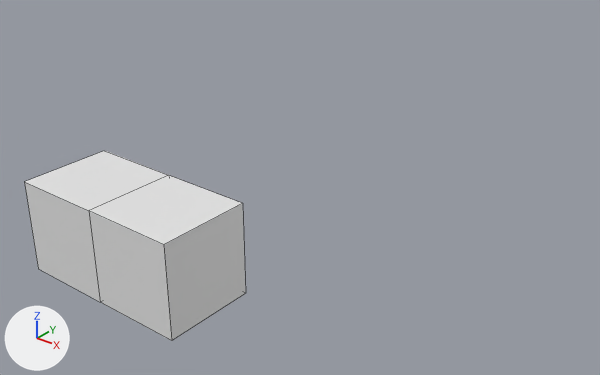
Before and after pictures for a commit that changed the Blender file Assets/Blender/ROSS Front.blend.
Camera for both pictures: a camera (50 mm lens) standing at (11.55, -10.22, 8.08) and looking at (-0.88, 5.33, -1.56). Arrows for +X, +Y and +Z are at lower left; the lights stay in place. Mesh edges are drawn as thin lines.
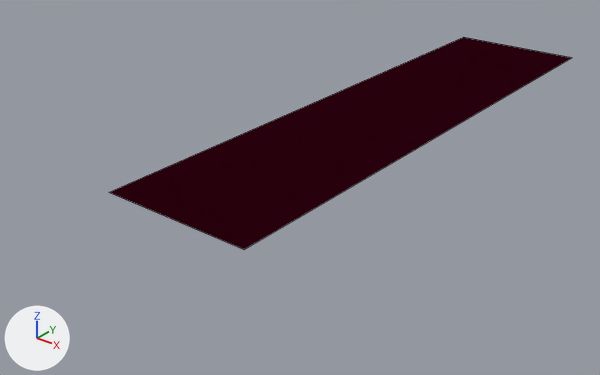
Commit message: begin ROSS v2

Where the change shows, as pixel boxes [x1, y1, x2, y2] in the pictures (600 x 375 px):
'Cube', recoloured, reshaped (109% wider, 12% taller): before [25, 151, 246, 341]; after [109, 37, 571, 249]

Diff of the bpy script that builds the scene:
```diff
--- a/Assets/Blender/ROSS Front.blend.py
+++ b/Assets/Blender/ROSS Front.blend.py
@@ mat_material @@
 mat_material = principled_material('Material')
-mat_material.base_color = (0.8, 0.8, 0.8)  # white #e7e7e7
+mat_material.base_color = (0.314, 0.0, 0.063)  # red #980047
@@ me_cube @@
 me_cube.from_pydata(...)  # 8 vertices, 6 faces; spans x 0.0..2.0, y -2.0..0.0, z -1.0..1.0
 # used by ob_cube; location = (0.0, 0.0, 0.0)
 # verts and faces of me_cube; kept vertices keep their numbers, new ones are numbered from 8
 # before: 0 (2.0, 0.0, 1.0) at pixel (242, 203), 1 (2.0, 0.0, -1.0) at pixel (245, 293), 2 (2.0, -2.0, 1.0) at pixel (163, 244), 3 (2.0, -2.0, -1.0) at pixel (171, 340), 4 (0.0, 0.0, 1.0) at pixel (168, 175)
 # before: 5 (0.0, 0.0, -1.0), 6 (0.0, -2.0, 1.0) at pixel (88, 210), 7 (0.0, -2.0, -1.0) at pixel (100, 302)
+# me_cube part 1
+delete_vertices([*range(0, 8)])  # with the faces that use them
+verts[8] = (-2.0, 0.0, 0.0)  # pixel (108, 192)
+verts[9] = (2.0, 0.0, 0.0)  # pixel (244, 249)
+verts[10] = (-2.0, 16.0, 0.0)  # pixel (463, 37)
+verts[11] = (2.0, 16.0, 0.0)  # pixel (572, 57)
+faces += [(8, 9, 11, 10)]
 me_cube.materials.append(mat_material)
```
